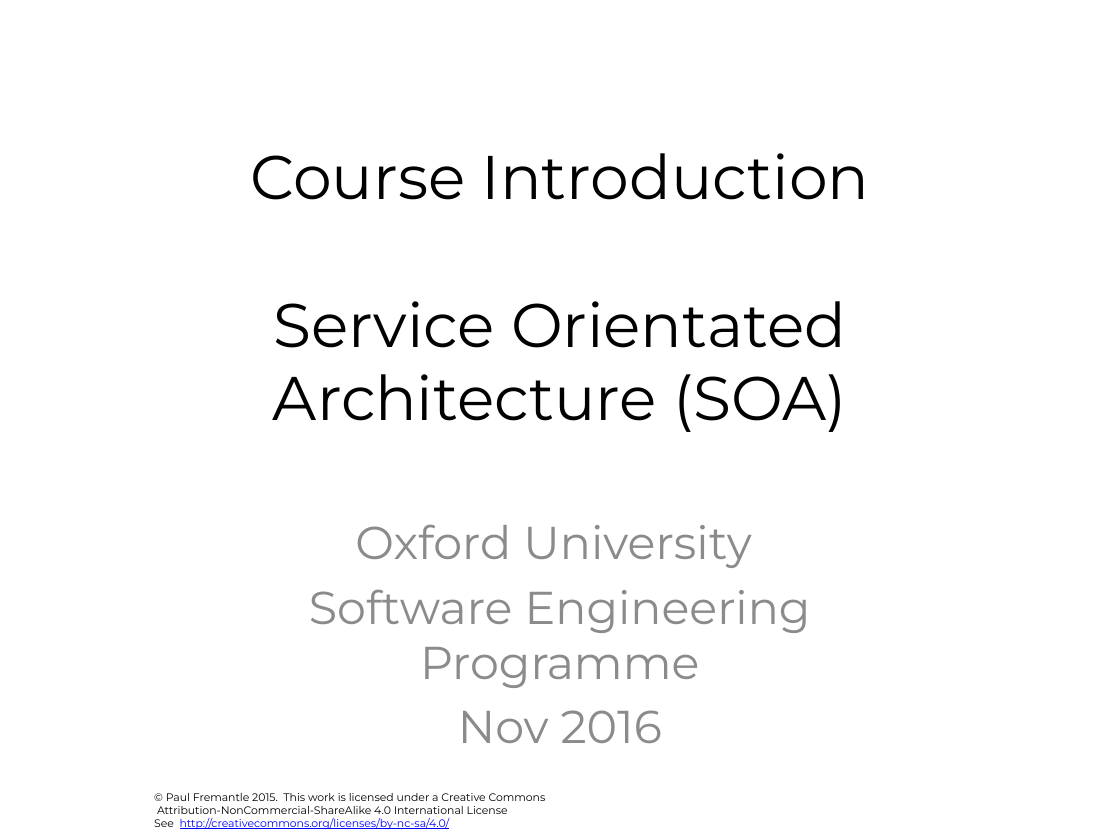
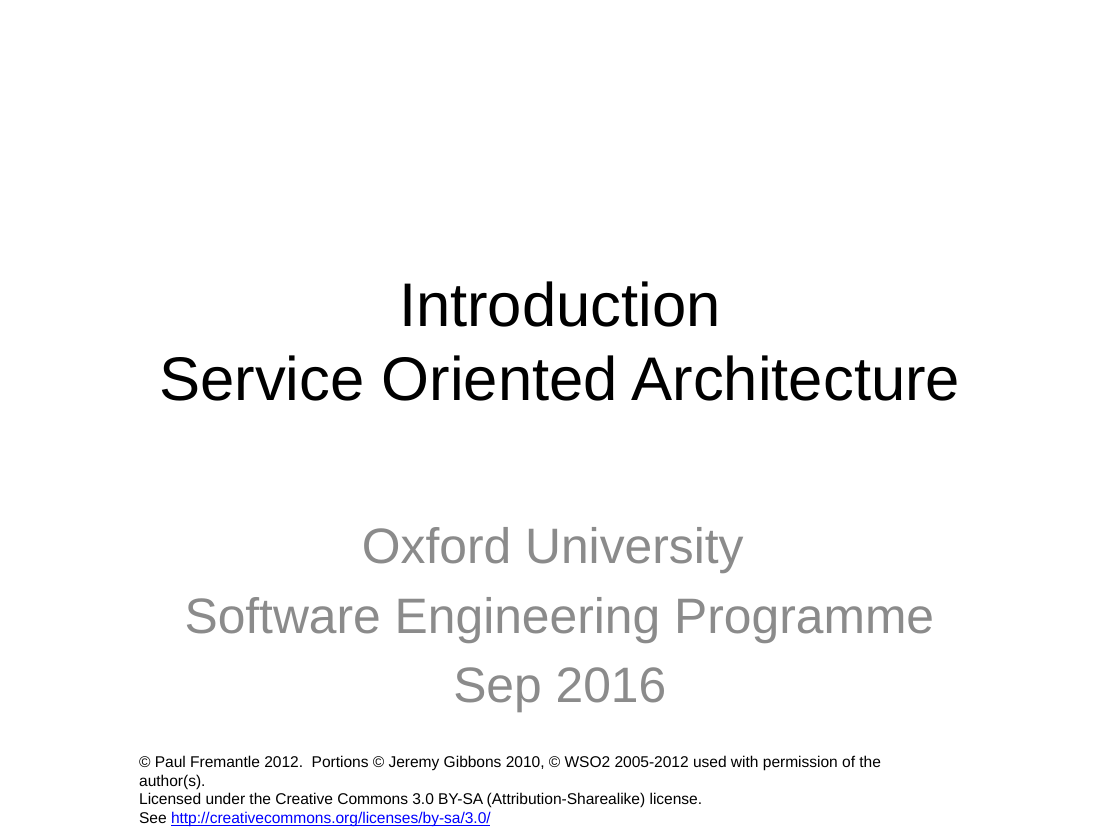
Before and after one commit to pzfreo/ox-soa, a slide deck: slide 1 of presentation-source/00-intro.pptx. Drawn at 1120x840 pixels with LibreOffice and Linux fonts; fonts in the diff are those of the drawing; background and template pictures are left out. Boxes give left, top, right and bottom in pixels: in the first picture for what was removed or moved away, otherwise in the second. Text is boxed around its words. In the diff, an @@ line names an element or a change of style, - is before the commit and + after.

```diff
--- a/presentation-source/00-intro.pptx
+++ b/presentation-source/00-intro.pptx
@@ title at <box>159,281,960,401</box>: text changed; font Montserrat to Arial @@
-Course Introduction
-Service Orientated Architecture (SOA)
+Introduction
+Service Oriented Architecture
@@ subtitle at <box>185,527,934,643</box>: size 29.6 to 32 pt, font Montserrat to Arial in "Oxford University", "Software Engineering Programme" @@
@@ subtitle at <box>453,667,667,712</box>: text changed; size 29.6 to 32 pt; font Montserrat to Arial @@
-Nov 2016
+Sep 2016
@@ text at <box>139,755,881,826</box>: text changed; size 7 to 10 pt; font Montserrat to Arial @@
-© Paul Fremantle 2015. This work is licensed under a Creative Commons
-Attribution-NonCommercial-ShareAlike 4.0 International License
-See http://creativecommons.org/licenses/by-nc-sa/4.0/
+© Paul Fremantle 2012. Portions © Jeremy Gibbons 2010, © WSO2 2005-2012 used with permission of the author(s).
+Licensed under the Creative Commons 3.0 BY-SA (Attribution-Sharealike) license.
+See http://creativecommons.org/licenses/by-sa/3.0/
```
Also in this commit, not shown: 7 other slides changed, 8 slides added, 9 slides removed, 32 other files.
